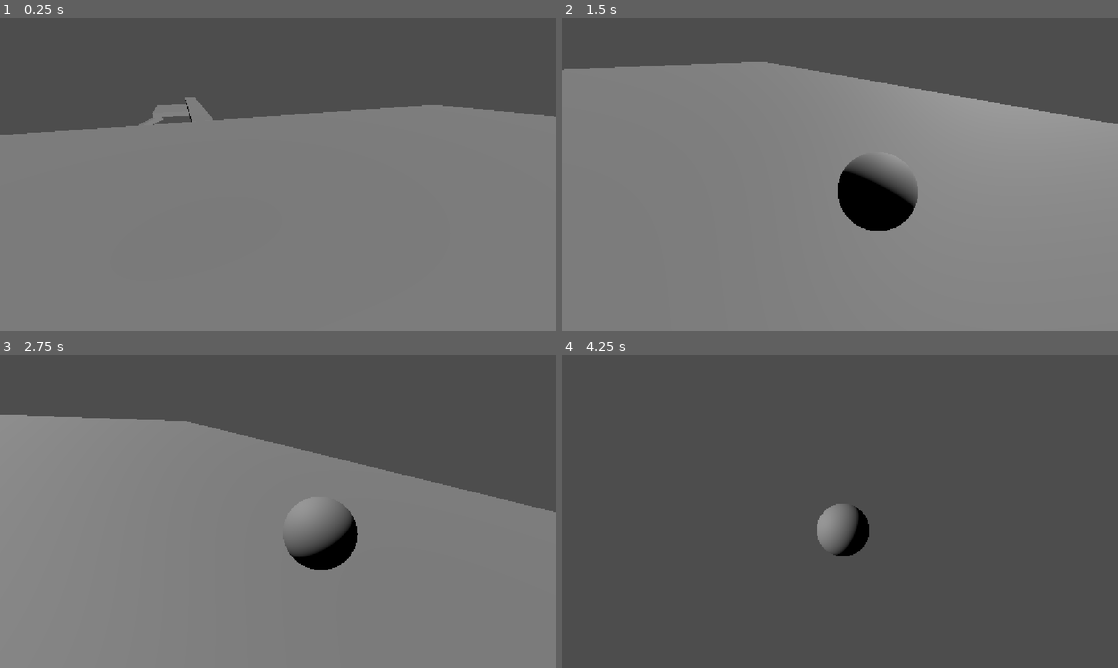
Above: before the commit, frames 1-4 (two rows, left to right).
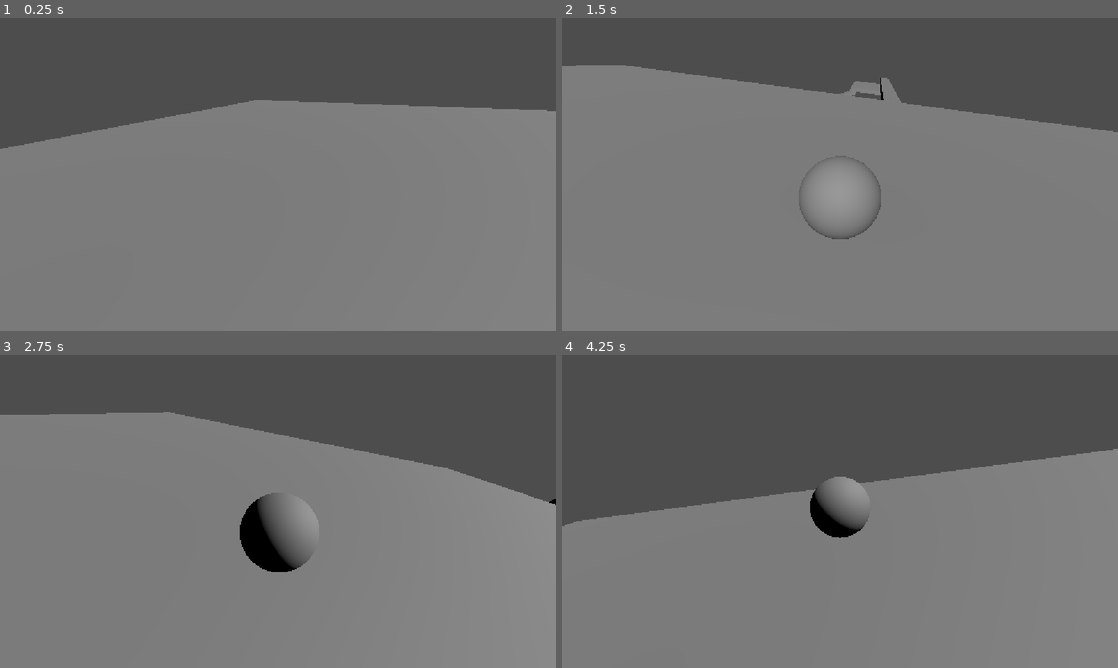
Above: after the commit, the same moments.

Repository: moisesc112/gnome-ball
Game: Godot game, scene res://scenes/levels/base_level.tscn
Same seed, same stepped clock (60 frames per second), same inputs: the game is played once before the commit and once after it.
Inputs:
- Up to frame 1 (0.25 s): no input
- Up to frame 2 (1.5 s): hold D (Move_Right) 0.53-1.28 s; hold S (Move_Backward) from 1.28 s (still down)
- Up to frame 3 (2.75 s): release S (Move_Backward) at 2.03 s; hold D (Move_Right) from 2.03 s (still down)
- Up to frame 4 (4.25 s): release D (Move_Right) at 2.78 s; hold W (Move_Forward) 2.78-3.53 s; hold A (Move_Left) from 3.53 s (still down)

The runs differ from the first frame. In frame 1, 2.3% of the frame differs, in the area x 0-100%, y 25-42%; in frame 2, 7.1%; in frame 3, 6.1%; in frame 4, 58%, in the area x 0-100%, y 30-100%.

Commit message:
Adjusted camera orbit and tilt speeds

Diff:
--- a/scenes/levels/base_level.tscn
+++ b/scenes/levels/base_level.tscn
@@ -98,7 +98,7 @@
 shape = SubResource("BoxShape3D_4bcl2")
 
 [node name="Player" parent="." unique_id=120649697 node_paths=PackedStringArray("camera_rig") instance=ExtResource("1_md458")]
-transform = Transform3D(1, 0, 0, 0, 1, 0, 0, 0, 1, 0, 0.68364704, 25.68552)
+transform = Transform3D(1, 0, 0, 0, 1, 0, 0, 0, 1, 0, 0.76600623, 25.68552)
 gravity_scale = 2.0
 camera_rig = NodePath("../CameraRig")
 
@@ -112,3 +112,19 @@
 
 [node name="Goal" parent="." unique_id=632394821 instance=ExtResource("5_o1chu")]
 transform = Transform3D(1, 0, 0, 0, 1, 0, 0, 0, 1, -9.536429, -11.8322, -0.27988946)
+
+[node name="Bowl" type="CSGCombiner3D" parent="." unique_id=1370858677]
+use_collision = true
+
+[node name="CSGSphere3D" type="CSGSphere3D" parent="Bowl" unique_id=219032223]
+transform = Transform3D(1, 0, 0, 0, 1, 0, 0, 0, 1, 0, -7.59972, 60)
+radius = 20.0
+radial_segments = 64
+rings = 32
+
+[node name="CSGSphere3D2" type="CSGSphere3D" parent="Bowl" unique_id=926188176]
+transform = Transform3D(1, 0, 0, 0, 1, 0, 0, 0, 1, 0, 8.1929, 60)
+operation = 2
+radius = 20.0
+radial_segments = 64
+rings = 32
--- a/scripts/camera/camera_rig.gd
+++ b/scripts/camera/camera_rig.gd
@@ -3,8 +3,8 @@
 @export var player: RigidBody3D = null
 @export var follow_speed: float = 8.0
 @export var max_tilt_degrees: float = 12.0
-@export var orbit_speed: float = 1.5
-@export var tilt_speed: float = 6.0
+@export var orbit_speed: float = 8.0
+@export var tilt_speed: float = 3.0
 
 # Called when the node enters the scene tree for the first time.
 func _ready() -> void:
@@ -34,13 +34,6 @@
 	#print("Horizontal Velocity: ", horizontal_velocity.x, ", ", horizontal_velocity.z)
 	#print("Horizontal Velocity Length: ", horizontal_velocity.length())
 
-	var target_yaw := atan2(
-		-horizontal_velocity.x,
-		-horizontal_velocity.z
-	)
+	var target_yaw := atan2(-horizontal_velocity.x, -horizontal_velocity.z)
 
-	rotation.y = lerp_angle(
-		rotation.y,
-		target_yaw,
-		clampf(orbit_speed * delta, 0.0, 1.0)
-	)
+	rotation.y = lerp_angle(rotation.y, target_yaw, clampf(orbit_speed * delta, 0.0, 1.0))
